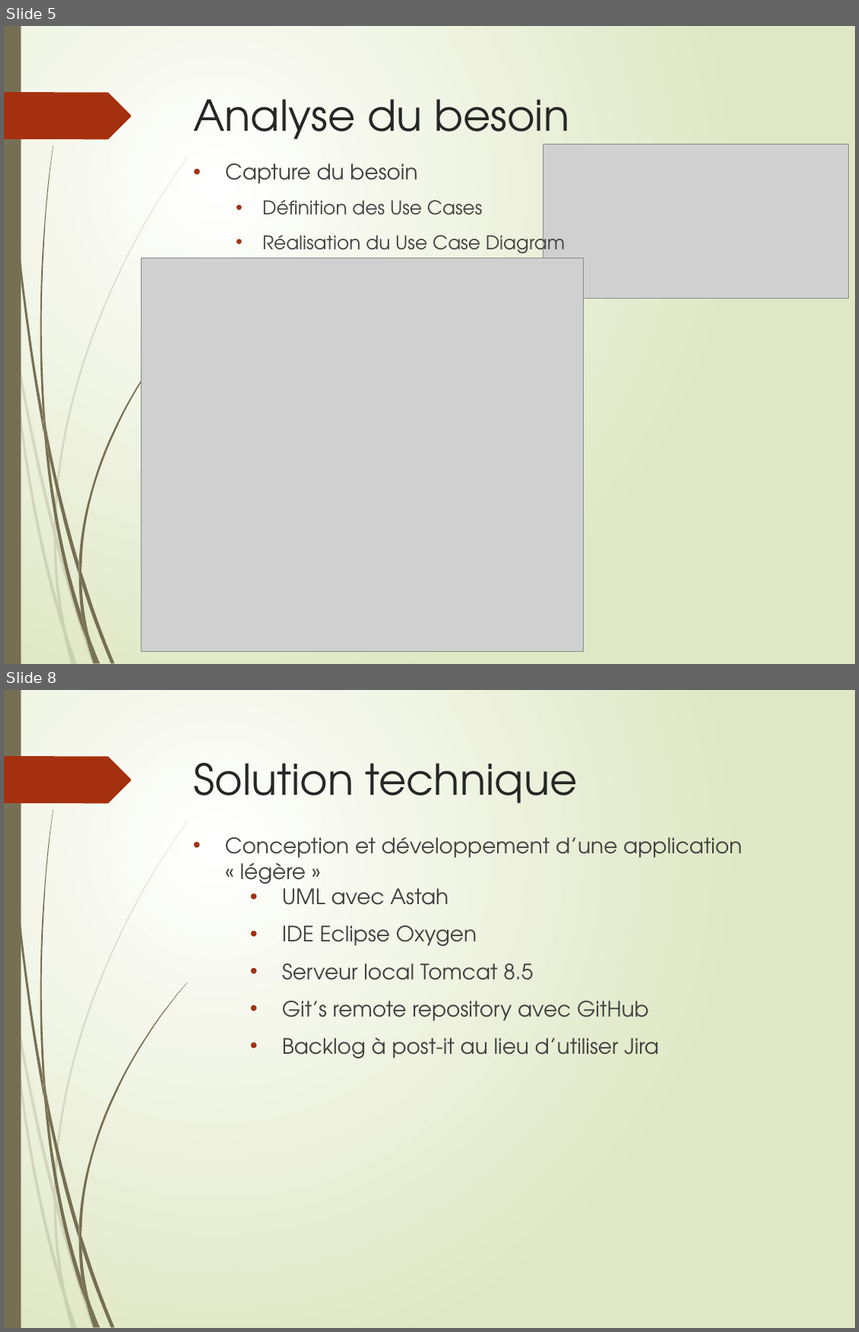
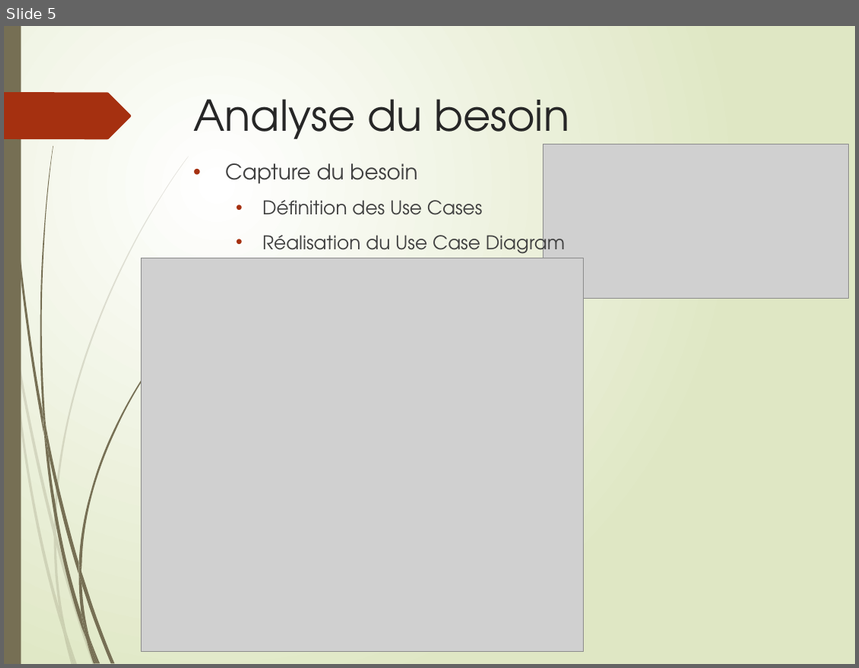
Before and after one commit to LudoRoot/WeBet_JBL, a slide deck: Présentation/Présentation WeBet_JBL.pptx. Shown one above the other, each under a label of ours: slides 5 and 8 before the commit, slide 5 after it; the slides between them are not shown. The pictures are 859x1332 and 859x668 pixels, drawn with LibreOffice and Linux fonts; fonts in the diff are those of the drawing; grey boxes stand for pictures. Boxes give left, top, right and bottom in pixels: in the first picture for what was removed or moved away, otherwise in the second. Text is boxed around its words. In the diff, an @@ line names an element or a change of style, - is before the commit and + after.

Commit message:
commit avec evolution presentation modif redirect apres inscription

```diff
--- a/Présentation/Présentation WeBet_JBL.pptx
+++ b/Présentation/Présentation WeBet_JBL.pptx
@@ slide 8 removed at (4,690,855,1328), background gradient #FFFFFF to #DFE8C4; not listed: 24 template elements that a slide beside it also shows @@
@@ title removed at (193,763,578,803) @@
-Solution technique
@@ text removed at (225,837,742,889) @@
-• Conception et développement d’une application « légère »
@@ text removed at (282,888,659,1059) @@
-• UML avec Astah
-• IDE Eclipse Oxygen
-• Serveur local Tomcat 8.5
-• Git’s remote repository avec GitHub
-• Backlog à post-it au lieu d’utiliser Jira
```
Also in this commit, not shown: 4 slides changed, 5 slides added, 3 other files.
